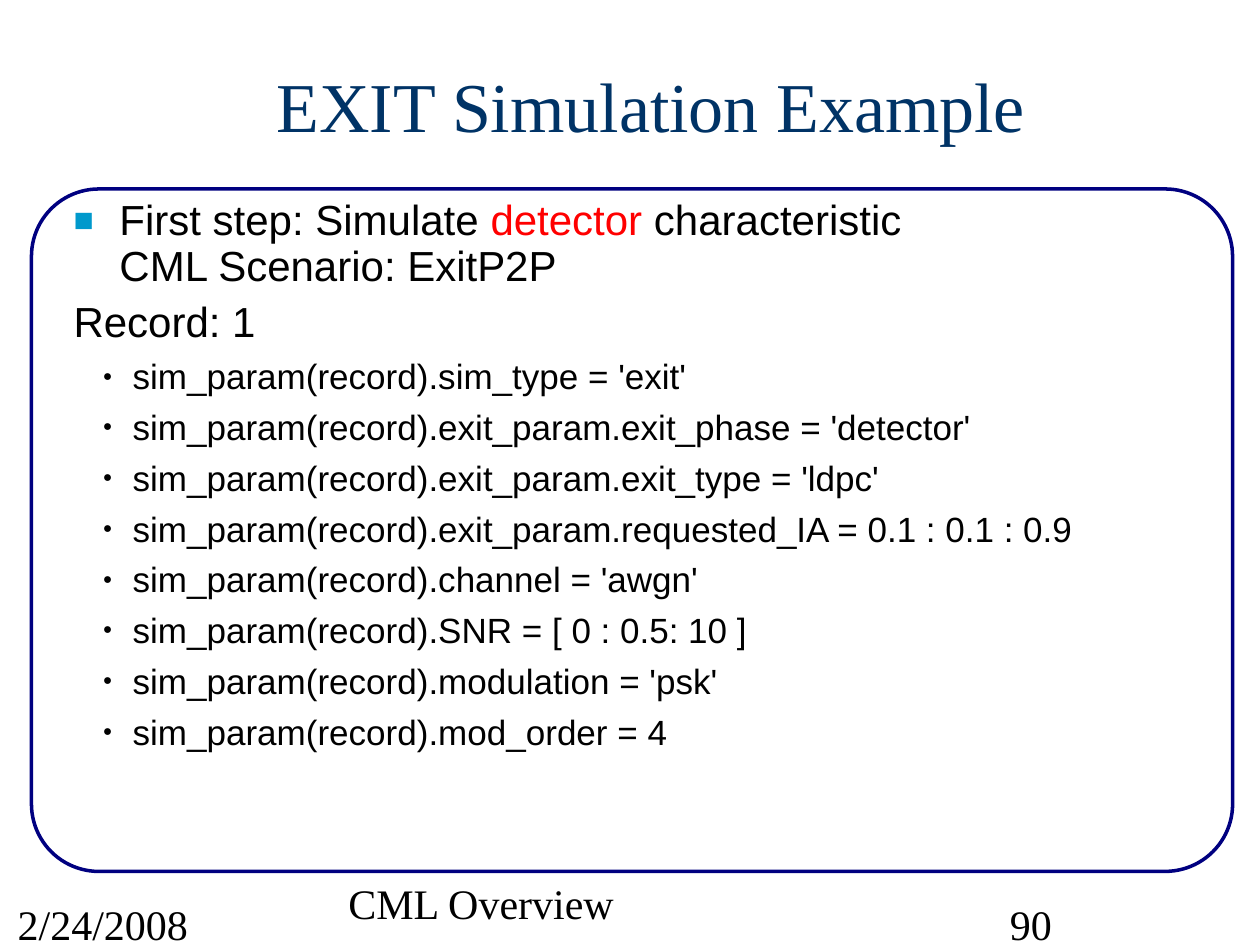
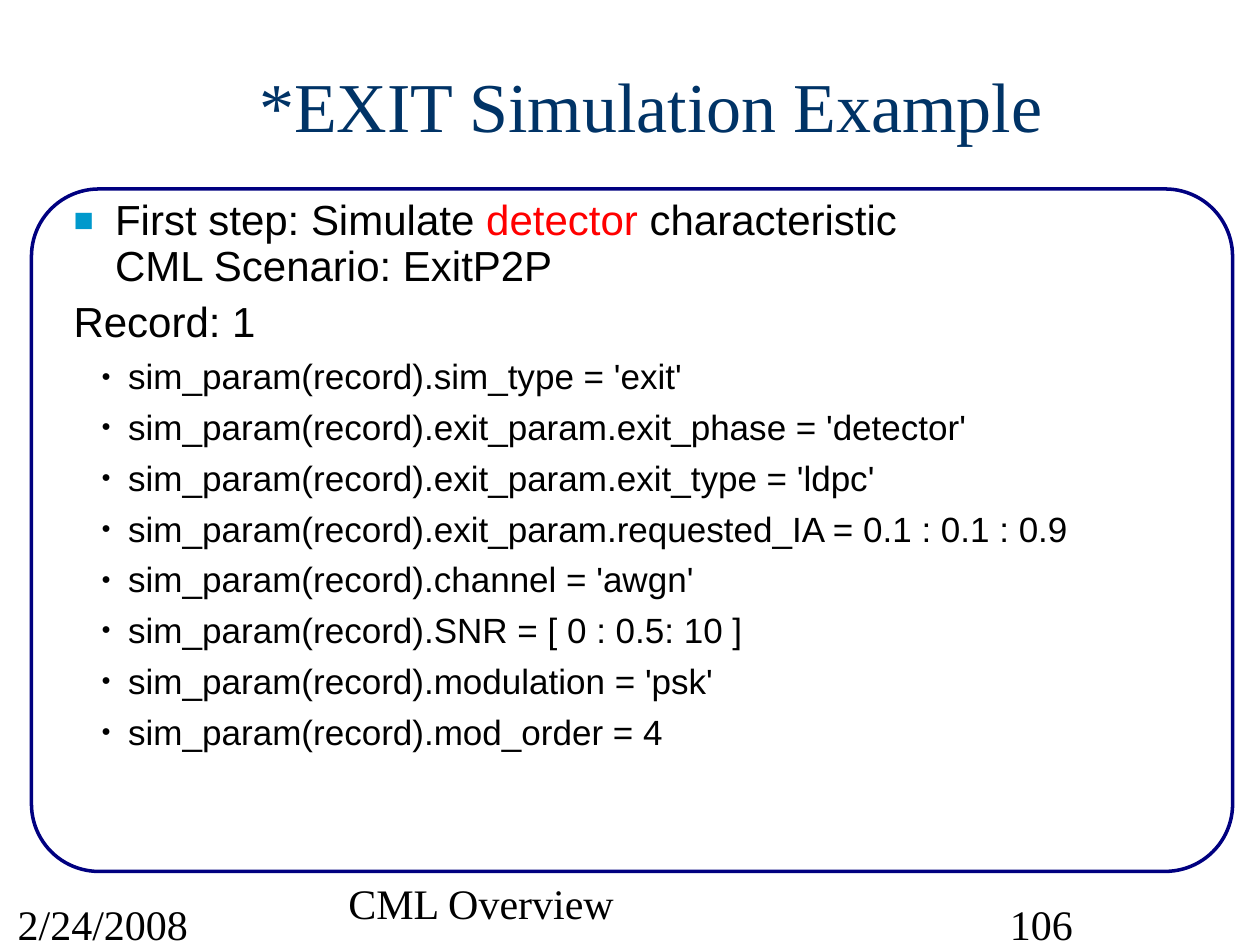
Before and after one commit to wvu-wcrl/PCS, a slide deck: slide 106 of pcs/projects/cml/doc/src/CMLoverview.ppt (slide 90 before the commit). Drawn at 1260x945 pixels with LibreOffice and Linux fonts; fonts in the diff are those of the drawing. Boxes give left, top, right and bottom in pixels: in the first picture for what was removed or moved away, otherwise in the second. Text is boxed around its words. In the diff, an @@ line names an element or a change of style, - is before the commit and + after.

Commit message:
Bug fix in J() mutual information function. Modification to DncTwrc, LdpcHmat, ExitP2P scenario files.

```diff
--- a/pcs/projects/cml/doc/src/CMLoverview.ppt
+++ b/pcs/projects/cml/doc/src/CMLoverview.ppt
@@ title at bbox=[259, 83, 1042, 146]: text changed @@
-EXIT Simulation Example
+*EXIT Simulation Example
@@ text "First step: Simulate detector characteristic ..." at bbox=[74, 204, 1068, 751]: indent changed @@
@@ page number at bbox=[1010, 912, 1073, 941]: text changed @@
-90
+106
```
Also in this commit, not shown: 92 other slides changed, 17 slides added, 4 other files.
